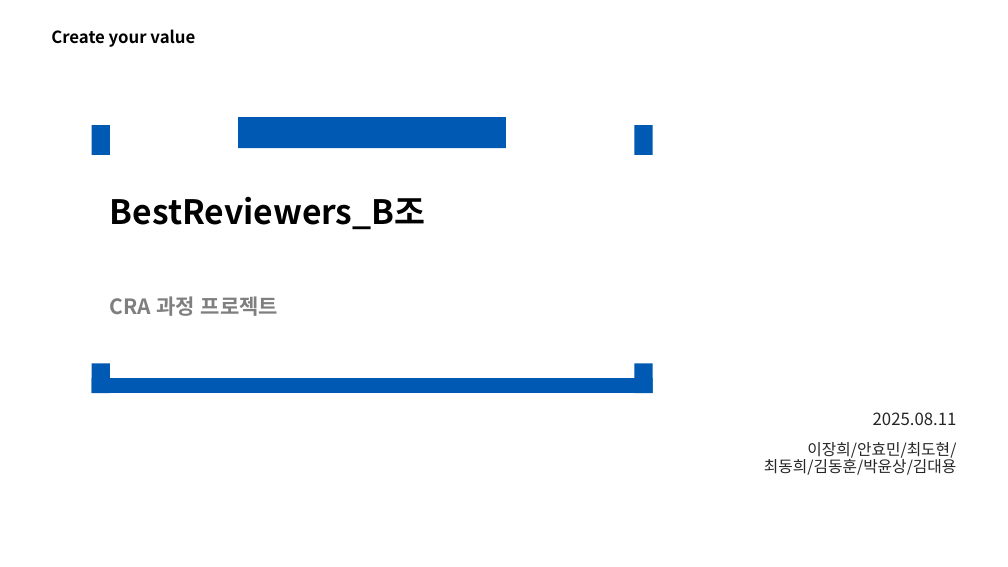
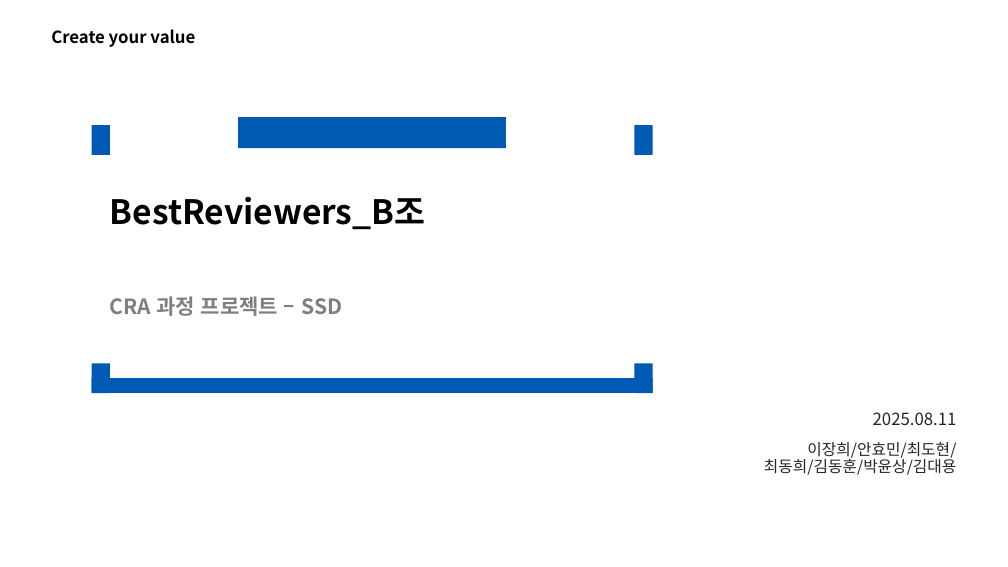
Before and after one commit to Hyominii/ssd, a slide deck: slide 1 of SSD_B_BestReviewer.pptx. Drawn at 1008x567 pixels with LibreOffice and Linux fonts; fonts in the diff are those of the drawing. Boxes give left, top, right and bottom in pixels: in the first picture for what was removed or moved away, otherwise in the second. Text is boxed around its words. In the diff, an @@ line names an element or a change of style, - is before the commit and + after.

```diff
--- a/SSD_B_BestReviewer.pptx
+++ b/SSD_B_BestReviewer.pptx
@@ text at [110,296,342,316]: text changed @@
-CRA 과정 프로젝트
+CRA 과정 프로젝트 – SSD
```
Also in this commit, not shown: 3 other slides changed, 8 slides added, 4 slides removed.
